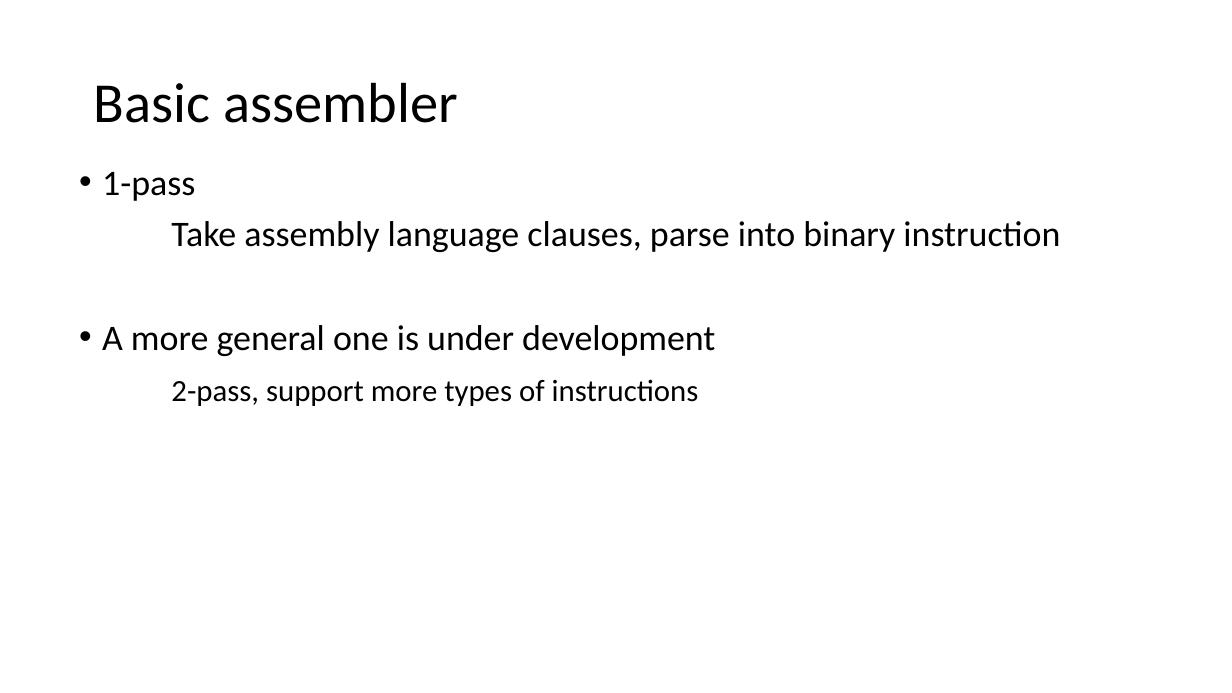
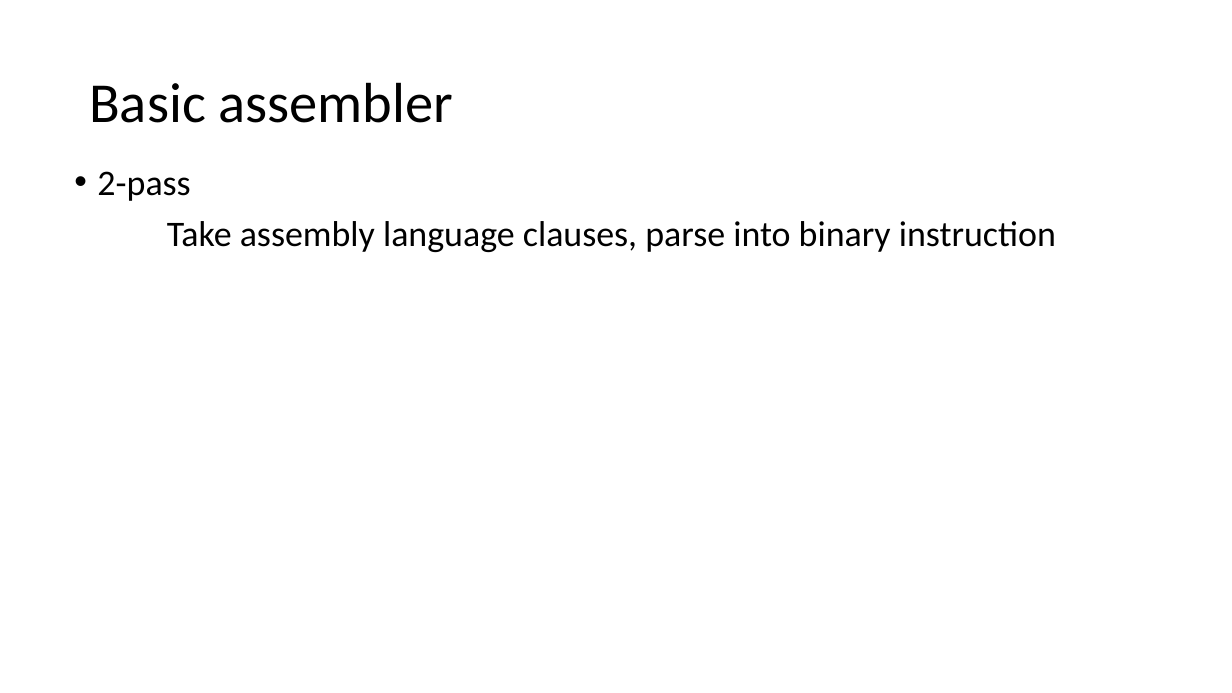
Before and after one commit to Tengyu-Sun/MIPS_simulator, a slide deck: slide 5 of Pipelined basic instruction set simulation.pptx. Drawn at 1232x693 pixels with LibreOffice and Linux fonts; fonts in the diff are those of the drawing. Boxes give left, top, right and bottom in pixels: in the first picture for what was removed or moved away, otherwise in the second. Text is boxed around its words. In the diff, an @@ line names an element or a change of style, - is before the commit and + after.

```diff
--- a/Pipelined basic instruction set simulation.pptx
+++ b/Pipelined basic instruction set simulation.pptx
@@ title "Basic assembler": place and size @@
-title "Basic assembler" at bbox=[94, 82, 458, 123]
+title "Basic assembler" at bbox=[89, 82, 454, 123]
@@ text at bbox=[97, 171, 190, 201]: text changed @@
-• 1-pass
+• 2-pass
@@ text at bbox=[102, 325, 715, 406]: paragraphs removed @@
-• A more general one is under development
-2-pass, support more types of instructions
```
Also in this commit, not shown: 4 other slides changed.
